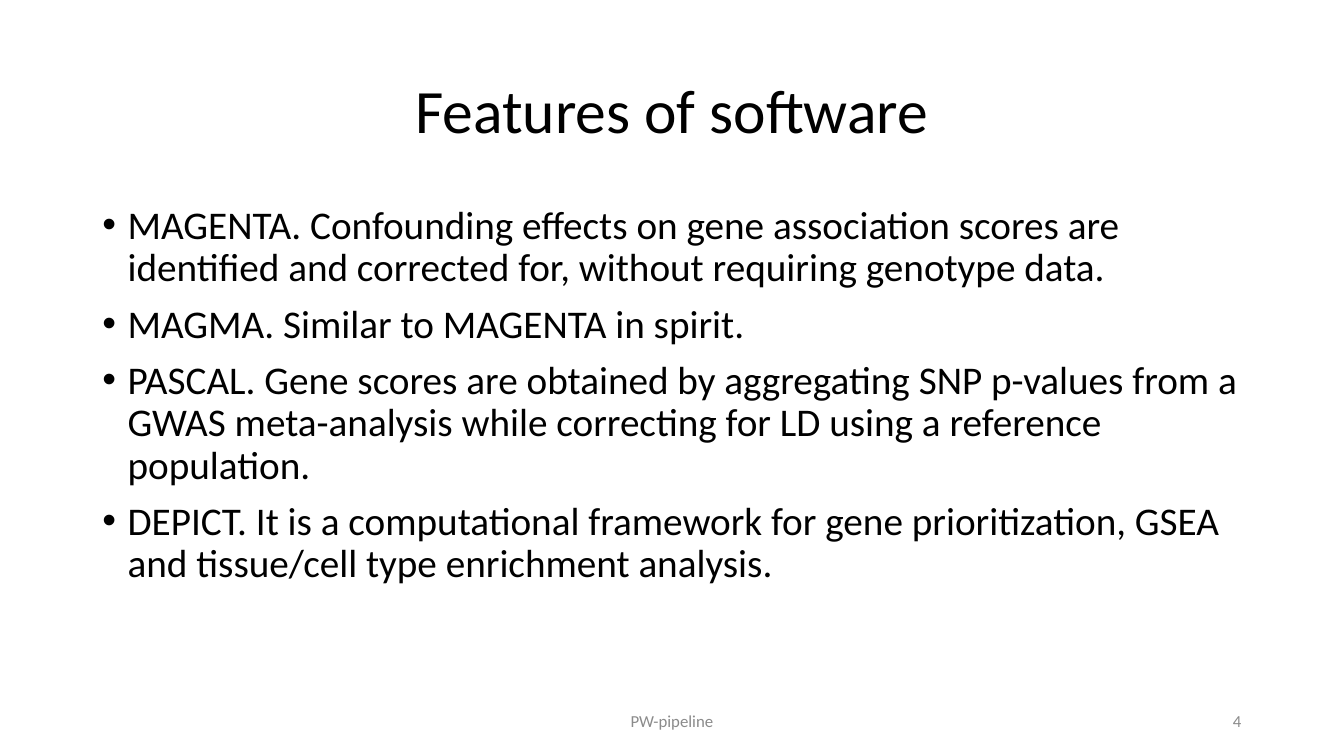
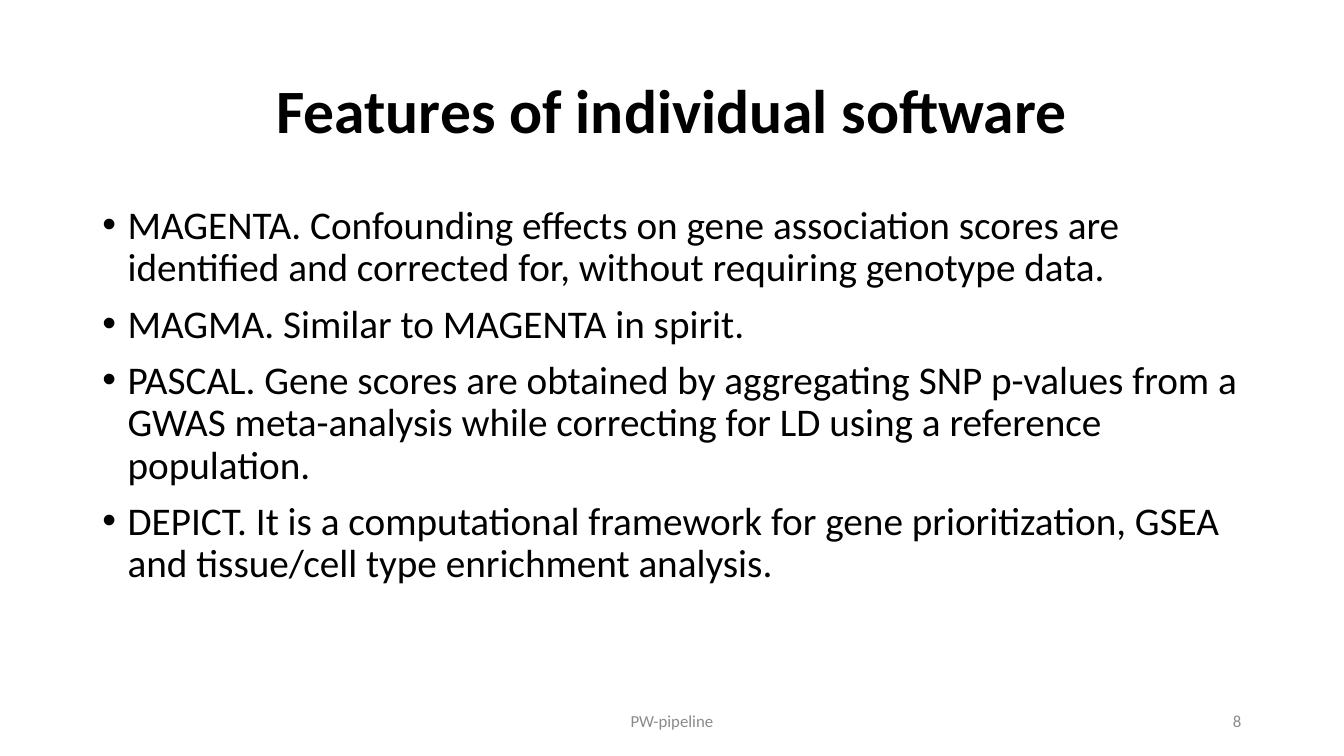
Before and after one commit to jinghuazhao/PW-pipeline, a slide deck: slide 8 of README.pptx (slide 4 before the commit). Drawn at 1344x756 pixels with LibreOffice and Linux fonts; fonts in the diff are those of the drawing. Boxes give left, top, right and bottom in pixels: in the first picture for what was removed or moved away, otherwise in the second. Text is boxed around its words. In the diff, an @@ line names an element or a change of style, - is before the commit and + after.

```diff
--- a/README.pptx
+++ b/README.pptx
@@ title at (276, 89, 1067, 134): text changed; bold on @@
-Features of software
+Features of individual software
@@ page number at (1233, 715, 1241, 727): text changed @@
-4
+8
```
Also in this commit, not shown: 9 other slides changed, 2 slides added.
